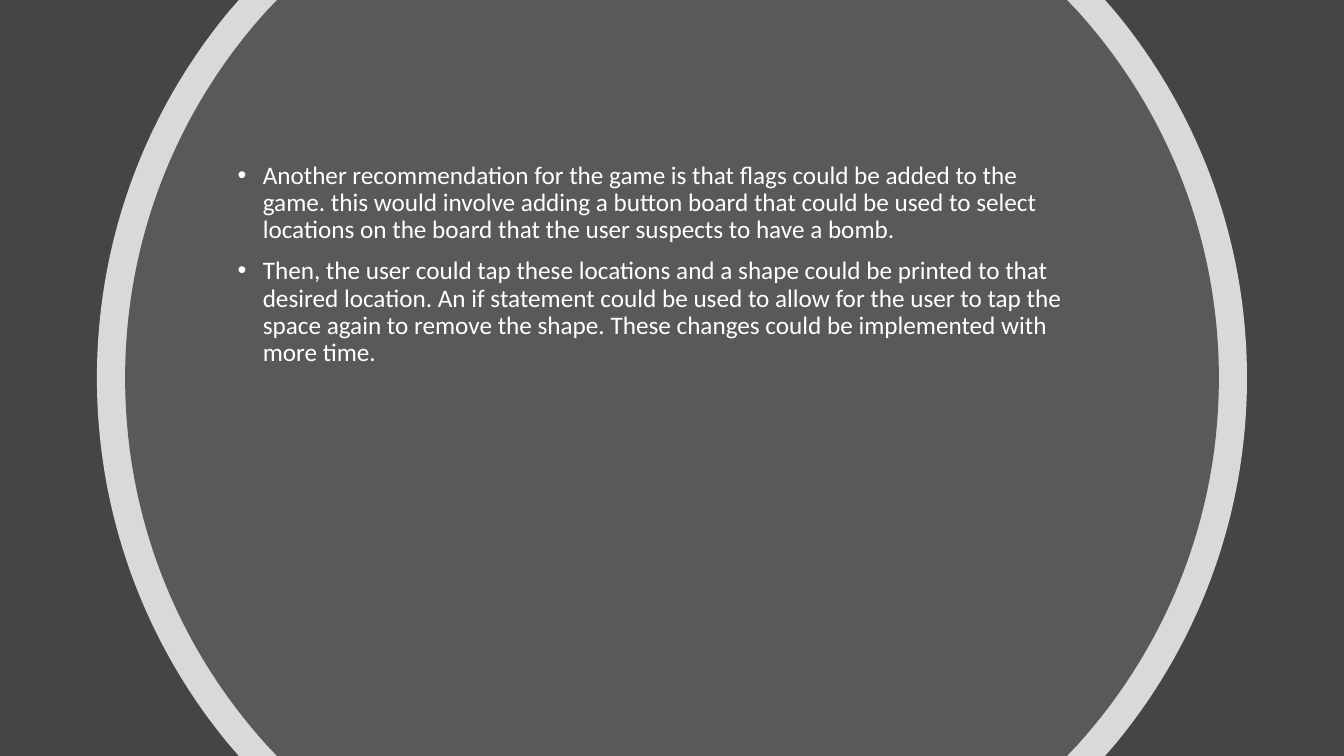
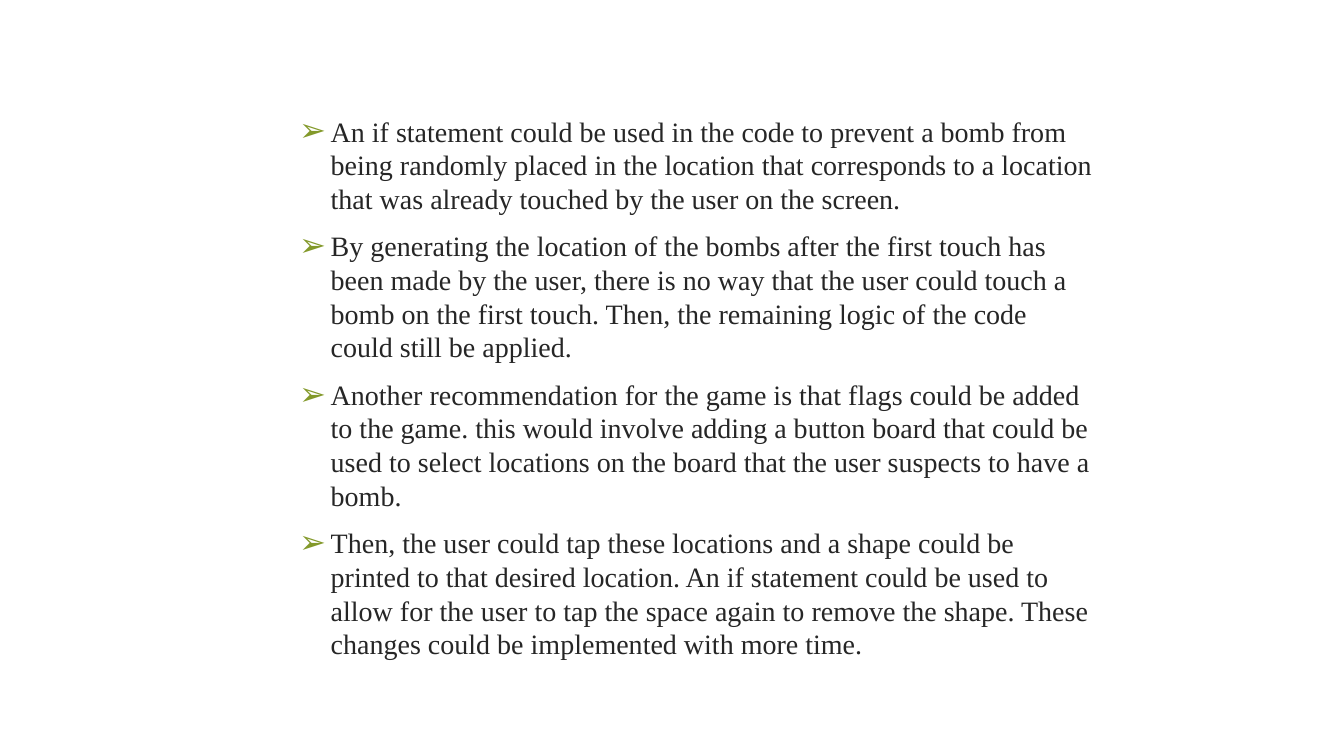
Before and after one commit to VikalpRusia/MineSweeper, a slide deck: slide 11 of documents/ppt/minesweeper_ppt.pptx (slide 10 before the commit). Drawn at 1344x756 pixels with LibreOffice and Linux fonts; fonts in the diff are those of the drawing; background and template pictures are left out. Boxes give left, top, right and bottom in pixels: in the first picture for what was removed or moved away, otherwise in the second. Text is boxed around its words. In the diff, an @@ line names an element or a change of style, - is before the commit and + after.

```diff
--- a/documents/ppt/minesweeper_ppt.pptx
+++ b/documents/ppt/minesweeper_ppt.pptx
@@ background #454545 to picture (left out) @@
@@ freeform shape removed at bbox=[97, 0, 1247, 756] @@
@@ freeform shape removed at bbox=[125, 0, 1219, 756] @@
@@ text "An if statement could be ...": place and size @@
-text "An if statement could be ..." at bbox=[263, 166, 1061, 361]
+text "An if statement could be ..." at bbox=[331, 122, 1091, 660]
@@ text at bbox=[331, 122, 1091, 363]: paragraphs added @@
+  ➢ An if statement could be used in the code to prevent a bomb from being randomly placed in the location that corresponds to a location that was already touched by the user on the screen.
+  ➢ By generating the location of the bombs after the first touch has been made by the user, there is no way that the user could touch a bomb on the first touch. Then, the remaining logic of the code could still be applied.
@@ text at bbox=[331, 385, 1089, 660]: size 18 to 20 pt, font Calibri to Times New Roman, text colour #FFFFFF to #262626 in "Another recommendation for the game is that ...", "Then, the user could tap these locations ..."; bullet • to ➢; list level 1 to 2 in "Another recommendation for the game ..."; line spacing 0.9 to 1; list level 1 to 2 in "Then, the user could tap ..." @@
```
Also in this commit, not shown: 10 other slides changed, 6 slides added, 3 slides removed.
